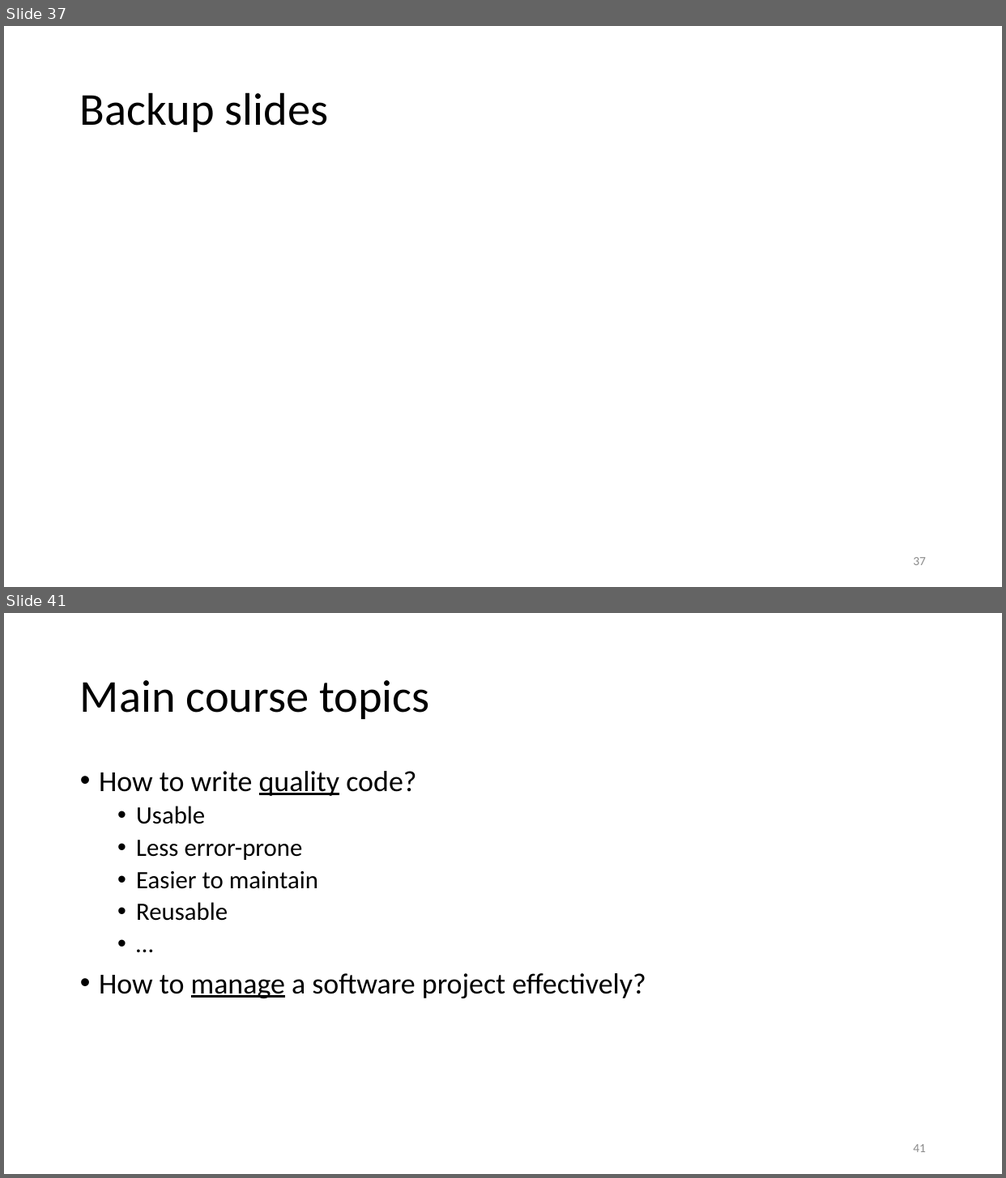
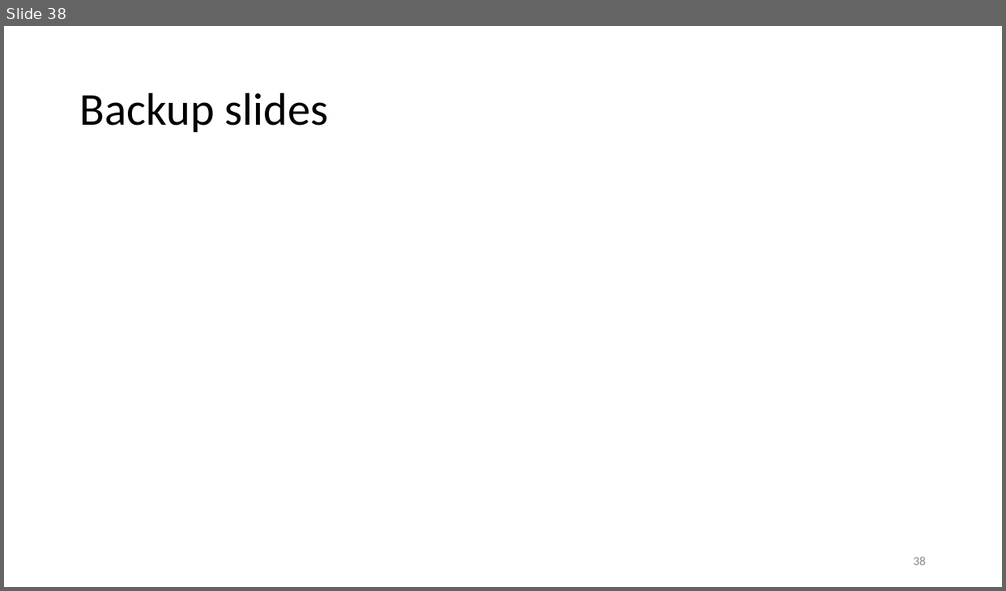
Before and after one commit to tongzhou80/cs6100, a slide deck: slides/Lecture1.pptx. Shown one above the other, each under a label of ours: slides 37 and 41 before the commit, slide 38 after it; the slides between them are not shown. The pictures are 1006x1178 and 1006x591 pixels, drawn with LibreOffice and Linux fonts; fonts in the diff are those of the drawing; background and template pictures are left out. Boxes give left, top, right and bottom in pixels: in the first picture for what was removed or moved away, otherwise in the second. Text is boxed around its words. In the diff, an @@ line names an element or a change of style, - is before the commit and + after.

```diff
--- a/slides/Lecture1.pptx
+++ b/slides/Lecture1.pptx
@@ slide 41 removed at [4, 613, 1002, 1174], background #FFFFFF @@
@@ title removed at [80, 680, 430, 719] @@
-Main course topics
@@ text removed at [99, 771, 646, 999] @@
-• How to write quality code?
-  • Usable
-  • Less error-prone
-  • Easier to maintain
-  • Reusable
-  • …
-• How to manage a software project effectively?
@@ page number removed at [913, 1144, 926, 1152] @@
-41
@@ what was slide 37 is now slide 38 @@
@@ page number at [913, 557, 926, 565]: text changed @@
-37
+38
```
Also in this commit, not shown: 1 slide added, 4 other slides removed, 5 other files.
